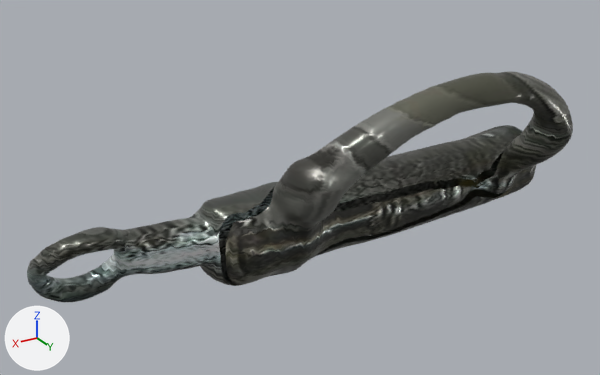
Before and after pictures for a commit that changed the glTF model public/models/alkafeel/kfl-2142.glb.
Both versions are drawn from a 50 mm camera at (0.709, 1.06, 0.518) aimed at (0.058, -0.024, -0.024). Lighting does not change. The marker at lower left points along +X, +Y and +Z. The first picture is the older version.

Objects in the first picture: 'geometry_0'.
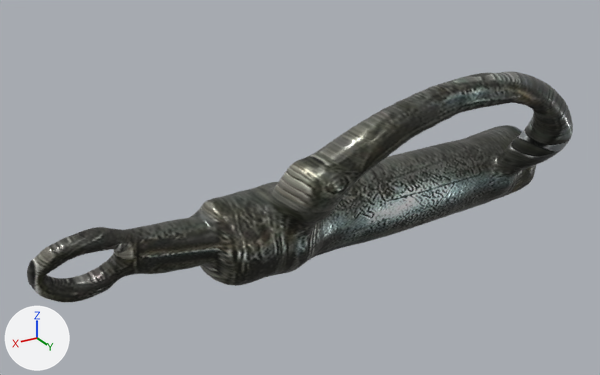
What changed in the scene script:
```text
Add mat_alkafeel_watertight_pbr:
    mat_alkafeel_watertight_pbr = bpy.data.materials.new('AlKafeel_Watertight_PBR')
    # uses the picture img_image_0
    # uses the picture img_image_1
    # uses the picture img_image_2
Change me_geometry_0:
    used by ob_geometry_0; location = (0.0, 0.0, 0.0)
    remove me_geometry_0.from_pydata(...)  # 11073 vertices, 21680 faces; spans x -0.498..0.495, y -0.161..0.162, z -0.175..0.173
    add me_geometry_0.from_pydata(...)  # 10838 vertices, 21680 faces; spans x -0.498..0.495, y -0.161..0.162, z -0.175..0.173
    me_geometry_0 part 1: 483 vertices moved from x -0.416..0.218, y -0.017..0.015, z -0.167..0.013 to x -0.415..0.218, y -0.017..0.014, z -0.167..0.012; 459 vertices removed from x -0.413..0.216, y -0.011..0.014, z -0.165..0.015; 224 vertices added at x -0.409..0.214, y -0.01..0.014, z -0.16..0.015
    me_geometry_0 part 2: 20199 kept faces spanning x -0.498..0.495, y -0.161..0.162, z -0.175..0.173 get new texture (UV) coordinates
    me_geometry_0 part 3: 20733 faces spanning x -0.498..0.495, y -0.161..0.162, z -0.175..0.173 switch from mat_alkafeel_hd_pbr to mat_alkafeel_watertight_pbr
```

Boxes (x1, y1, x2, y2) around the edits, measured in the pictures (600 x 375 px; the box of a moved part takes in the faces that stretch with it):
part 1 of me_geometry_0, moved or reshaped: (212, 147, 517, 286) in both
part 2 of me_geometry_0, surface changed: (27, 72, 573, 302) in both
part 3 of me_geometry_0, recoloured: (27, 72, 573, 302) in both
